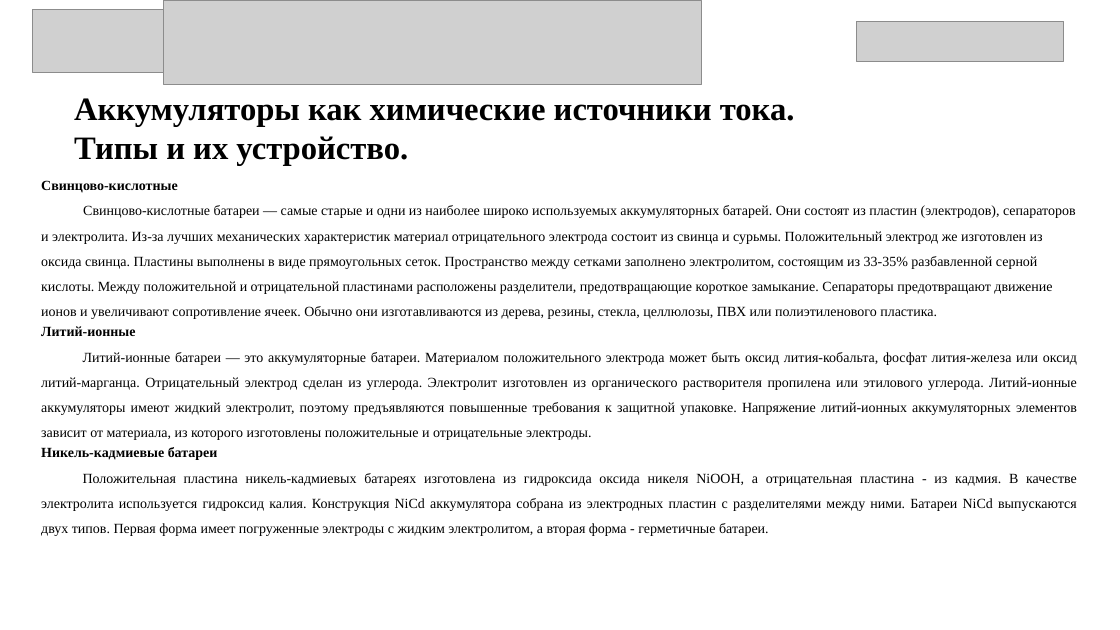
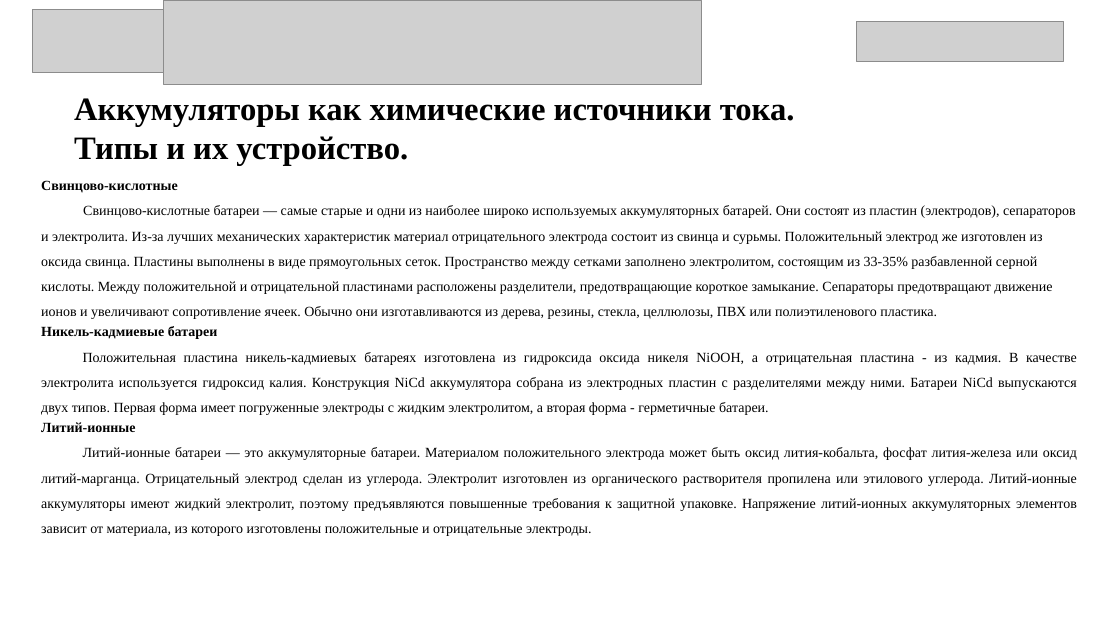
Before and after one commit to KorobovEVG/diplom_b, a slide deck: slide 4 of презентация на практику.pptx. Drawn at 1120x630 pixels with LibreOffice and Linux fonts; fonts in the diff are those of the drawing; grey boxes stand for pictures. Boxes give left, top, right and bottom in pixels: in the first picture for what was removed or moved away, otherwise in the second. Text is boxed around its words. In the diff, an @@ line names an element or a change of style, - is before the commit and + after.

```diff
--- a/презентация на практику.pptx
+++ b/презентация на практику.pptx
@@ text at <box>41,326,1077,415</box>: paragraphs added @@
+Никель-кадмиевые батареи
+Положительная пластина никель-кадмиевых батареях изготовлена из гидроксида оксида никеля NiOOH, а отрицательная пластина - из кадмия. В качестве электролита используется гидроксид калия. Конструкция NiCd аккумулятора собрана из электродных пластин с разделителями между ними. Батареи NiCd выпускаются двух типов. Первая форма имеет погруженные электроды с жидким электролитом, а вторая форма - герметичные батареи.
@@ text at <box>41,447,1077,536</box>: paragraphs removed @@
-Никель-кадмиевые батареи
-Положительная пластина никель-кадмиевых батареях изготовлена из гидроксида оксида никеля NiOOH, а отрицательная пластина - из кадмия. В качестве электролита используется гидроксид калия. Конструкция NiCd аккумулятора собрана из электродных пластин с разделителями между ними. Батареи NiCd выпускаются двух типов. Первая форма имеет погруженные электроды с жидким электролитом, а вторая форма - герметичные батареи.
```
Also in this commit, not shown: 8 other slides changed, 1 other file.
